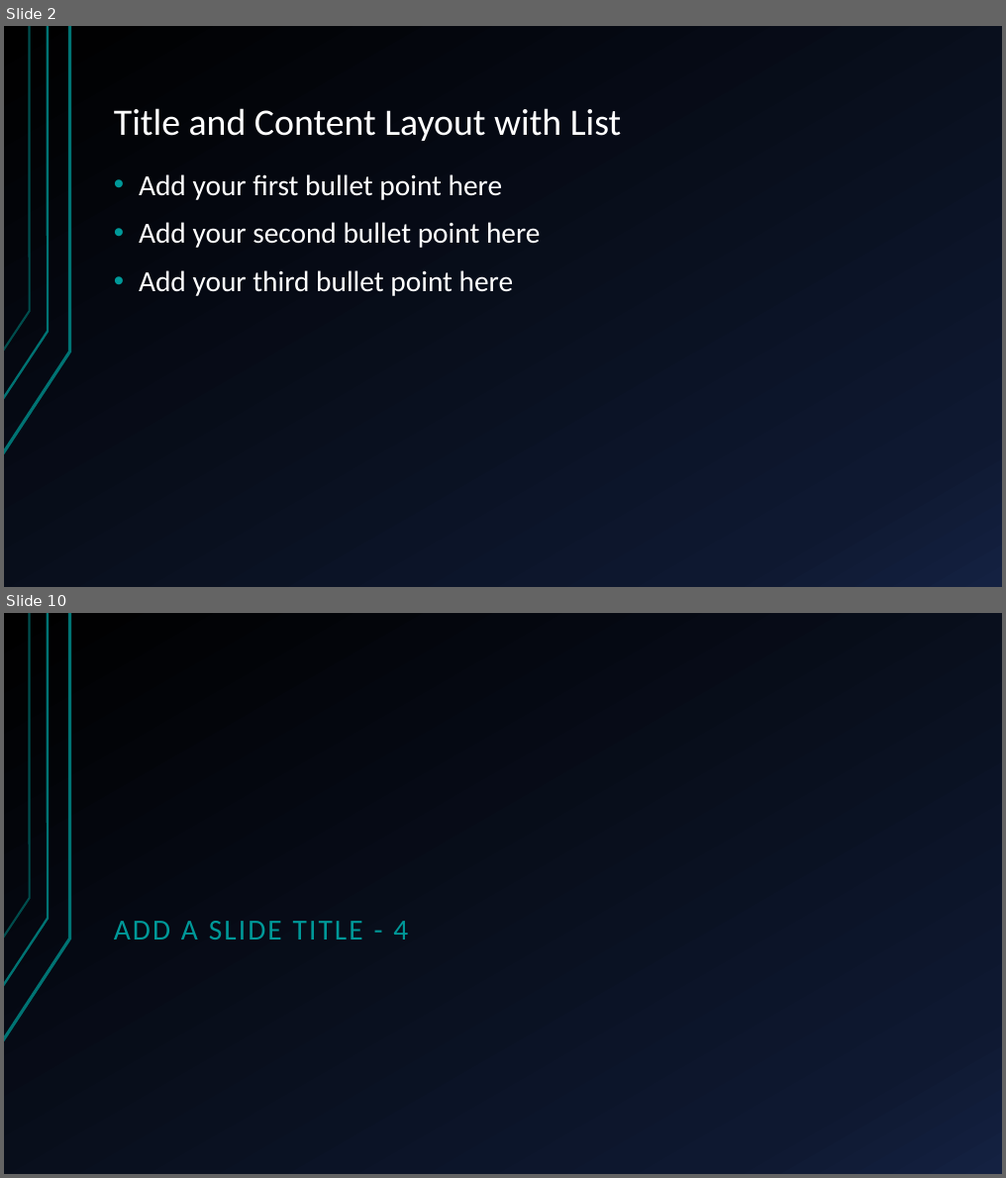
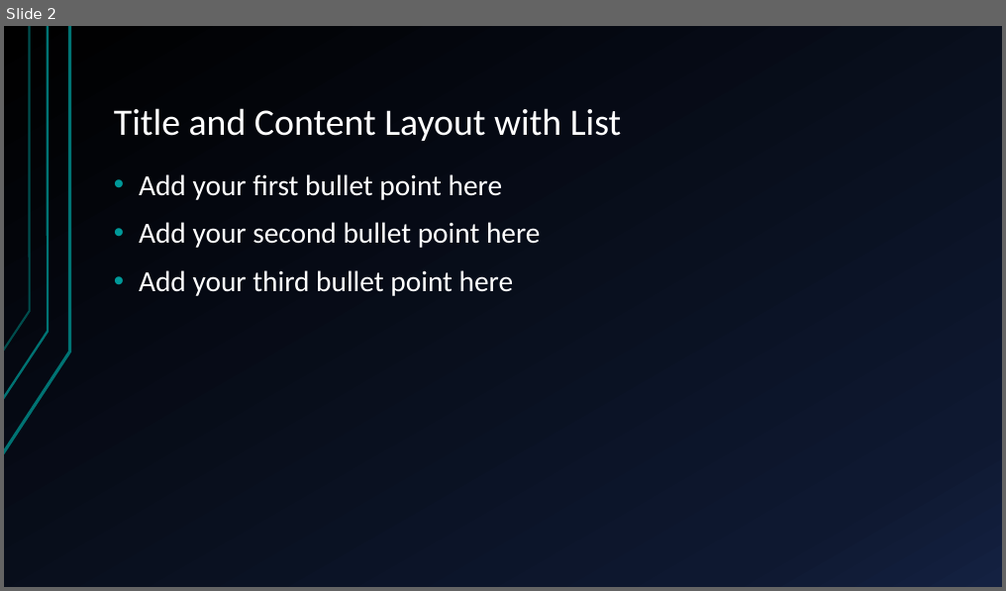
Before and after one commit to yasenstar/learn_graphdb, a slide deck: neo4j/neo4j_fundamentals/Neo4j_Fundamentals.pptx. Shown one above the other, each under a label of ours: slides 2 and 10 before the commit, slide 2 after it; the slides between them are not shown. The pictures are 1006x1178 and 1006x591 pixels, drawn with LibreOffice and Linux fonts; fonts in the diff are those of the drawing. Boxes give left, top, right and bottom in pixels: in the first picture for what was removed or moved away, otherwise in the second. Text is boxed around its words. In the diff, an @@ line names an element or a change of style, - is before the commit and + after.

```diff
--- a/neo4j/neo4j_fundamentals/Neo4j_Fundamentals.pptx
+++ b/neo4j/neo4j_fundamentals/Neo4j_Fundamentals.pptx
@@ slide 10 removed at (4,613,1002,1174), background gradient #000000 to #0F1931 to #142242; not listed: 3 template elements that a slide beside it also shows @@
@@ title removed at (114,921,408,940) @@
-ADD A SLIDE TITLE - 4
```
Also in this commit, not shown: 1 slide changed, 8 other slides removed.
